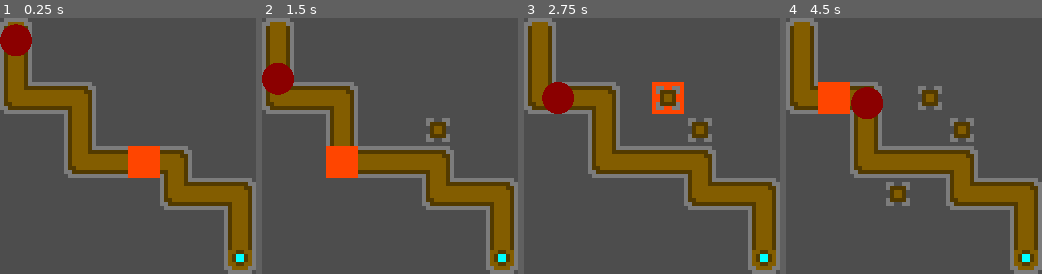
Above: before the commit, frames 1-4 (left to right).
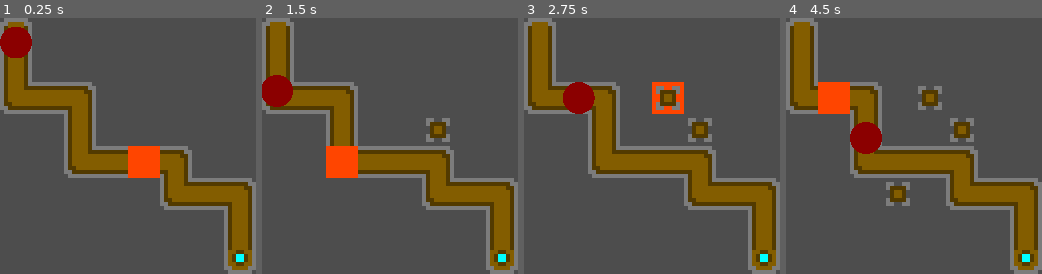
Above: after the commit, the same moments.

Repository: the-alex-g/LD53
Game: Godot game, scene res://main/main.tscn
Two runs of this game, one before a commit and one after it. Both use one fixed random seed, a clock stepped at 60 frames per second and the inputs below.
Inputs (mouse positions are in pixels of both pictures, inside the frame that each line leads up to):
- Up to frame 1 (0.25 s): no input
- Up to frame 2 (1.5 s): move the mouse to (446, 133) at 0.52 s; click (446, 133) at 0.6 s; move the mouse to (338, 158) at 1.27 s; click (338, 158) at 1.35 s
- Up to frame 3 (2.75 s): move the mouse to (677, 89) at 2.02 s; click (677, 89) at 2.1 s
- Up to frame 4 (4.5 s): move the mouse to (901, 197) at 2.77 s; click (901, 197) at 2.85 s; move the mouse to (990, 184) at 3.52 s; click (990, 184) at 3.6 s; move the mouse to (837, 107) at 4.27 s; click (837, 107) at 4.35 s

The runs differ from the first frame. In frame 1, 0.2% of the frame differs, in the area x 0-13%, y 2-16%; in frame 2, 1.2%; in frame 3, 1.9%; in frame 4, 2.5%, in the area x 25-38%, y 26-54%.

Commit message:
Add game getting harder as time goes on

Diff:
--- a/project/enemy/enemy.gd
+++ b/project/enemy/enemy.gd
@@ -8,17 +8,32 @@
 @export var health := 10
 @export var explosion_radius := 10.0
 
+var upgrades := 0
+
 @onready var handle : PathFollow2D = get_parent()
 
 
 func _ready()->void:
 	handle.loop = false
+	_upgrade()
 
 
 func _process(delta:float)->void:
 	handle.progress_ratio += delta / seconds_to_end
 	if handle.progress_ratio == 1.0:
 		emit_signal("reached_end")
+
+
+func _upgrade()->void:
+	for i in upgrades:
+		match randi() % 3:
+			0:
+				if seconds_to_end > 5.0:
+					seconds_to_end -= 1.0
+			1:
+				explosion_radius += 4.0
+			2:
+				health += 2
 
 
 func damage(amount:int)->void:
--- a/project/enemy/enemy_explosion.gd
+++ b/project/enemy/enemy_explosion.gd
@@ -7,10 +7,21 @@
 
 func _ready()->void:
 	$CollisionShape2D.shape.radius = explosion_radius
+
+	_particles.lifetime = sqrt(explosion_radius) / 6.3
+	_particles.initial_velocity_min = explosion_radius / _particles.lifetime
+	_particles.amount = ceil(pow(explosion_radius, 2) * PI / 10.0)
 	_particles.emitting = true
+
 	$LifeTimer.start(_particles.lifetime)
+
 	await $LifeTimer.timeout
+
 	queue_free()
+
+
+func _process(delta:float)->void:
+	$CollisionShape2D.shape.radius = lerp(0.0, explosion_radius, _particles.lifetime / $LifeTimer.time_left)
 
 
 func _on_area_entered(area:Area2D)->void:
--- a/project/enemy/enemy_explosion.tscn
+++ b/project/enemy/enemy_explosion.tscn
@@ -16,7 +16,7 @@
 
 [node name="CPUParticles2D" type="CPUParticles2D" parent="."]
 emitting = false
-amount = 32
+amount = 30
 lifetime = 0.5
 one_shot = true
 explosiveness = 0.5
@@ -25,8 +25,6 @@
 texture = ExtResource("2_j57no")
 spread = 180.0
 gravity = Vector2(0, 0)
-initial_velocity_min = 14.0
-initial_velocity_max = 16.0
 color_ramp = SubResource("Gradient_00cot")
 
 [node name="CollisionShape2D" type="CollisionShape2D" parent="."]
--- a/project/main/main.gd
+++ b/project/main/main.gd
@@ -6,6 +6,7 @@
 var _unit_path_points : PackedVector2Array = []
 var _unit_tower_positions : PackedVector2Array = []
 var _can_place := false
+var _enemies_created := 10
 
 @onready var _enemy_path : Path2D = $EnemyPath
 @onready var _tilemap : TileMap = $TileMap
@@ -59,9 +60,11 @@
 	_enemy_path.add_child(handle)
 
 	var enemy : Enemy = preload("res://enemy/enemy.tscn").instantiate()
+	enemy.upgrades = _enemies_created
 	enemy.reached_end.connect(_enemy_reached_end, CONNECT_ONE_SHOT)
 	enemy.died.connect(_create_enemy, CONNECT_ONE_SHOT)
 	handle.add_child(enemy)
+	_enemies_created += 1
 
 
 func _place_tower(unit_position:Vector2)->void:
@@ -70,7 +73,7 @@
 	var tower := preload("res://tower/tower.tscn").instantiate()
 	tower.destroyed.connect(_tower_destroyed.bind(unit_position), CONNECT_ONE_SHOT)
 	tower.position = local_position
-	add_child(tower)
+	$TowerContainer.add_child(tower)
 
 
 func _tower_destroyed(tower_position:Vector2)->void:
--- a/project/main/main.tscn
+++ b/project/main/main.tscn
@@ -58,3 +58,5 @@
 [node name="TowerPlacement" type="Sprite2D" parent="."]
 texture = ExtResource("2_afegi")
 centered = false
+
+[node name="TowerContainer" type="Node2D" parent="."]
